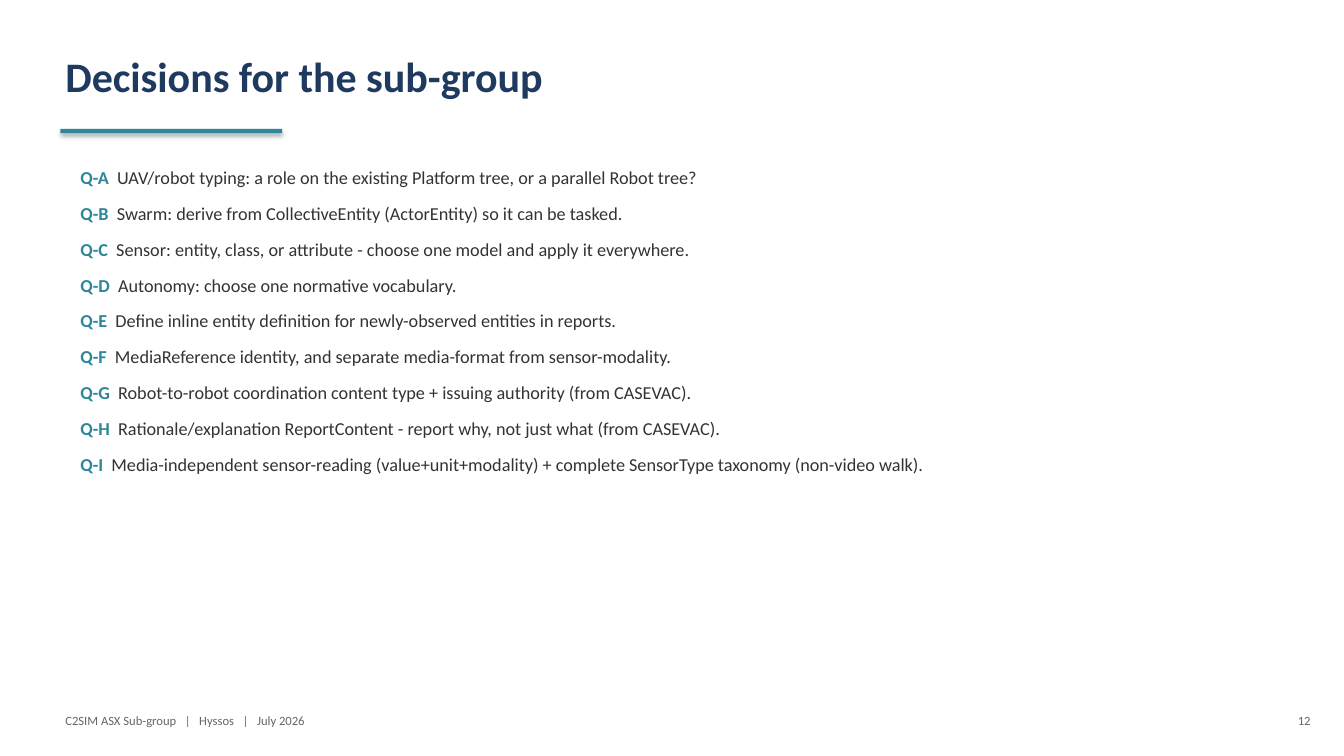
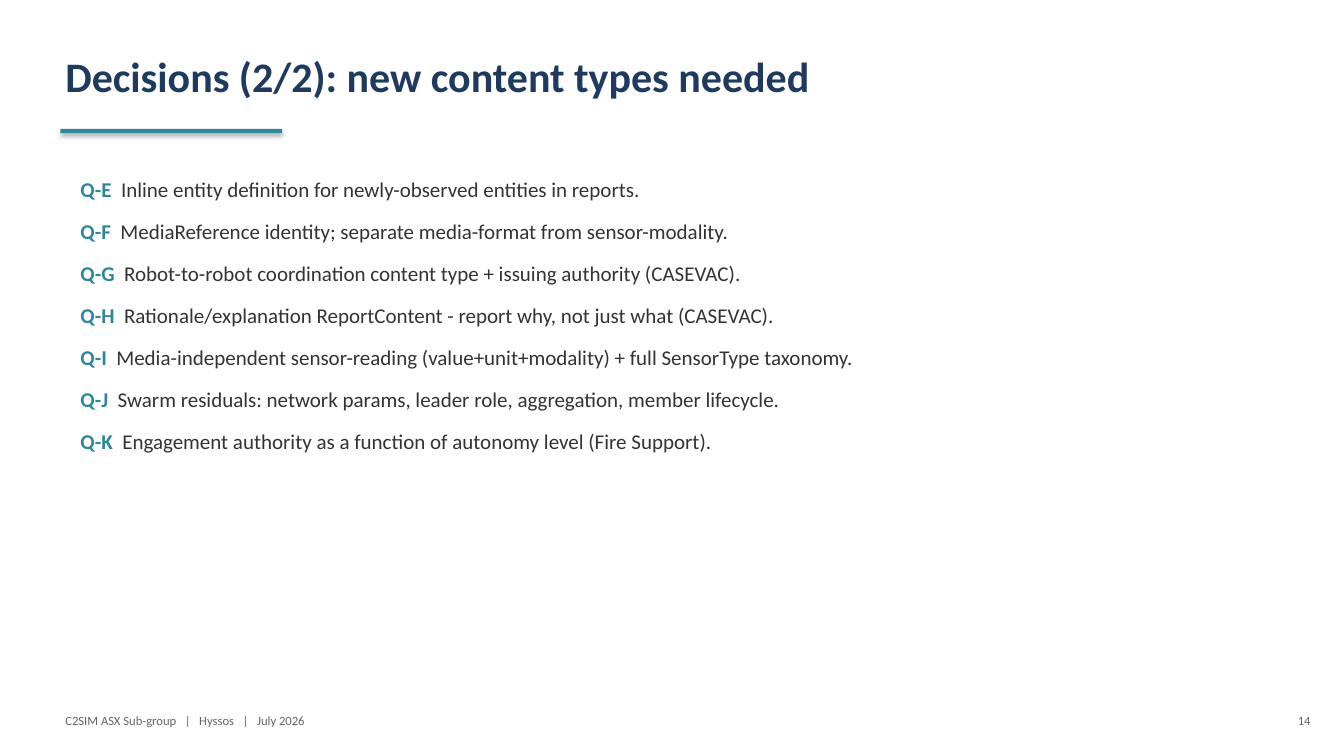
Before and after one commit to hyssostech/C2SIMArtifacts, a slide deck: slide 14 of Subgroups/ASX/InstantiationReview/ASX-Instantiation-Findings.pptx (slide 12 before the commit). Drawn at 1344x756 pixels with LibreOffice and Linux fonts; fonts in the diff are those of the drawing. Boxes give left, top, right and bottom in pixels: in the first picture for what was removed or moved away, otherwise in the second. Text is boxed around its words. In the diff, an @@ line names an element or a change of style, - is before the commit and + after.

```diff
--- a/Subgroups/ASX/InstantiationReview/ASX-Instantiation-Findings.pptx
+++ b/Subgroups/ASX/InstantiationReview/ASX-Instantiation-Findings.pptx
@@ text at (65,61,809,99): text changed @@
-Decisions for the sub-group
+Decisions (2/2): new content types needed
@@ text at (80,182,852,453): text changed; size 13 to 15 pt @@
-Q-A UAV/robot typing: a role on the existing Platform tree, or a parallel Robot tree?
-Q-B Swarm: derive from CollectiveEntity (ActorEntity) so it can be tasked.
-Q-C Sensor: entity, class, or attribute - choose one model and apply it everywhere.
-Q-D Autonomy: choose one normative vocabulary.
-Q-E Define inline entity definition for newly-observed entities in reports.
-Q-F MediaReference identity, and separate media-format from sensor-modality.
-Q-G Robot-to-robot coordination content type + issuing authority (from CASEVAC).
-Q-H Rationale/explanation ReportContent - report why, not just what (from CASEVAC).
-Q-I Media-independent sensor-reading (value+unit+modality) + complete SensorType taxonomy (non-video walk).
+Q-E Inline entity definition for newly-observed entities in reports.
+Q-F MediaReference identity; separate media-format from sensor-modality.
+Q-G Robot-to-robot coordination content type + issuing authority (CASEVAC).
+Q-H Rationale/explanation ReportContent - report why, not just what (CASEVAC).
+Q-I Media-independent sensor-reading (value+unit+modality) + full SensorType taxonomy.
+Q-J Swarm residuals: network params, leader role, aggregation, member lifecycle.
+Q-K Engagement authority as a function of autonomy level (Fire Support).
@@ text at (1298,717,1311,725): text changed @@
-12
+14
```
Also in this commit, not shown: 2 other slides changed, 2 slides added, 6 other files.
